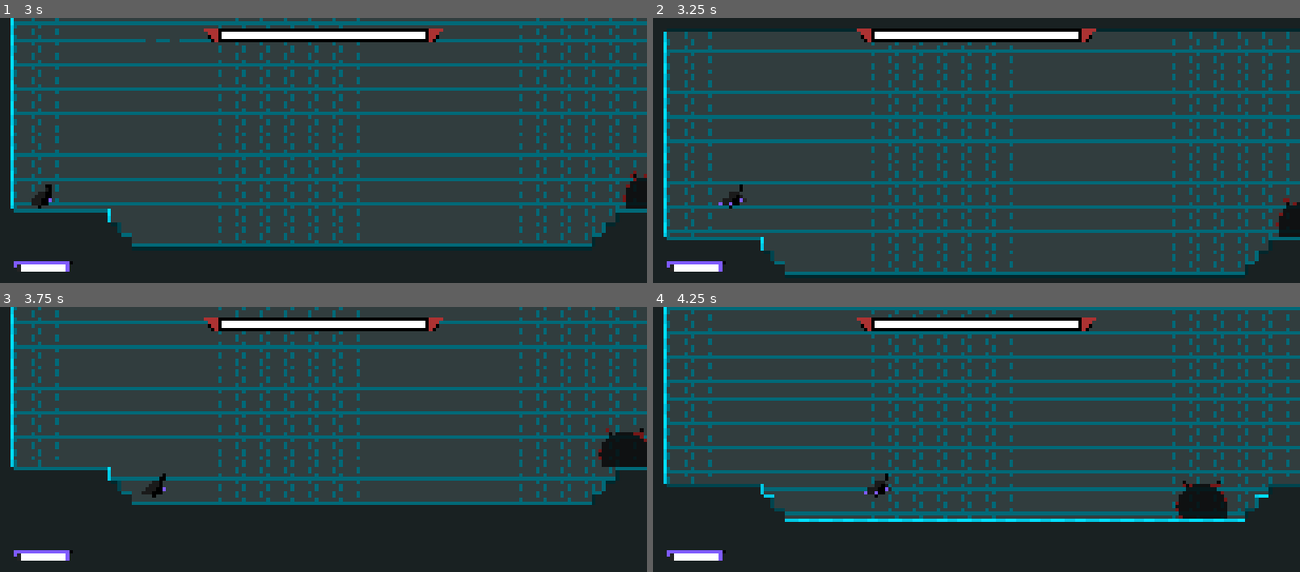
Above: before the commit, frames 1-4 (two rows, left to right).
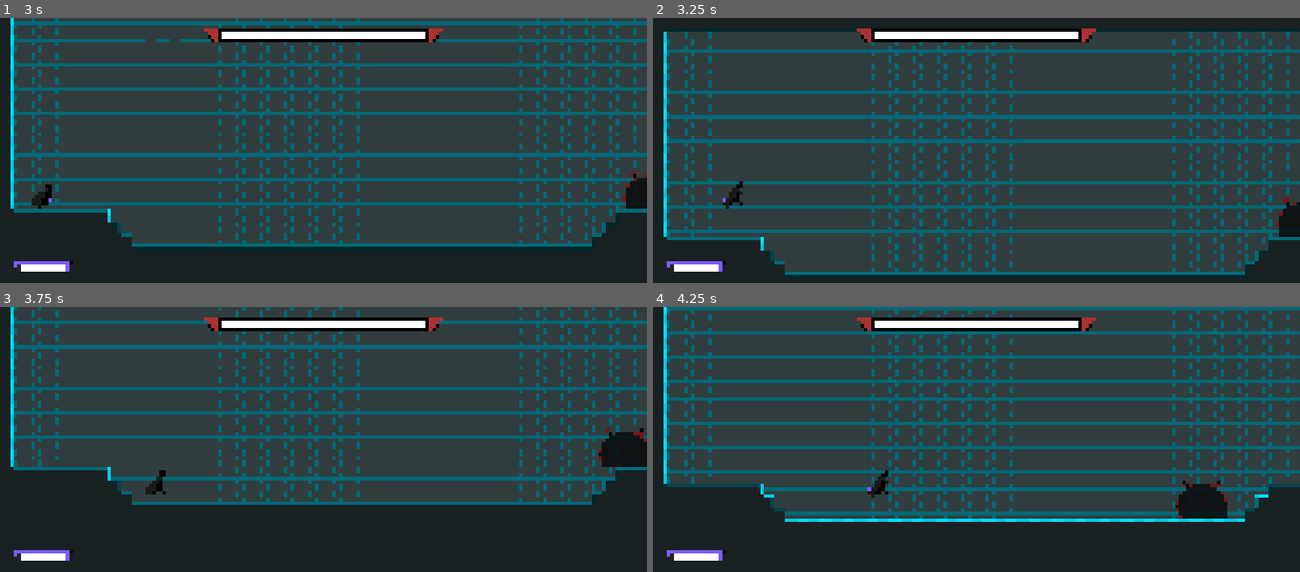
Above: after the commit, the same moments.

Repository: AnejMajnik/soulsvania
Game: Godot game, scene res://scenes/game.tscn
Two runs of this game, one before a commit and one after it. Both use one fixed random seed, a clock stepped at 60 frames per second and the inputs below.
Inputs (mouse positions are in pixels of both pictures, inside the frame that each line leads up to):
- Up to frame 1 (3 s): tap Enter at 0.5 s; move the mouse to (465, 139) at 0.52 s; hold D (move_right) 0.53-2.03 s; click (465, 139) at 0.6 s; tap Space (jump) at 0.77, 1.52, 2.75 s; move the mouse to (194, 166) at 1.27 s; right-click (194, 166) at 1.35 s; move the mouse to (388, 94) at 2.02 s; hold A (move_left) 2.03-2.78 s; tap Shift (dash) at 2.1 s; move the mouse to (291, 206) at 2.77 s; hold D (move_right) from 2.78 s (still down); click (291, 206) at 2.85 s
- Up to frame 2 (3.25 s): keep holding D (move_right); tap Space (jump) at 3.02 s
- Up to frame 3 (3.75 s): keep holding D (move_right); move the mouse to (517, 481) at 3.52 s; right-click (517, 481) at 3.6 s
- Up to frame 4 (4.25 s): keep holding D (move_right); tap Space (jump) at 3.77 s

Frame 1 is identical in both runs. In frame 2, 0.1% of the frame differs, in the area x 10-15%, y 61-72%; in frame 3, less than 0.1%; in frame 4, 0.1%.

Commit message:
Preventing rain slow from working when player is invulnerable. Improved attack animation

Diff:
--- a/scenes/player.tscn
+++ b/scenes/player.tscn
@@ -206,7 +206,15 @@
 
 [sub_resource type="AtlasTexture" id="AtlasTexture_tk41t"]
 atlas = ExtResource("3_f1ej7")
-region = Rect2(256, 1280, 256, 256)
+region = Rect2(0, 1792, 256, 256)
+
+[sub_resource type="AtlasTexture" id="AtlasTexture_8f1cb"]
+atlas = ExtResource("3_f1ej7")
+region = Rect2(256, 1792, 256, 256)
+
+[sub_resource type="AtlasTexture" id="AtlasTexture_vdulj"]
+atlas = ExtResource("3_f1ej7")
+region = Rect2(512, 1792, 256, 256)
 
 [sub_resource type="AtlasTexture" id="AtlasTexture_fuw3a"]
 atlas = ExtResource("3_f1ej7")
@@ -391,10 +399,16 @@
 "frames": [{
 "duration": 1.0,
 "texture": SubResource("AtlasTexture_tk41t")
+}, {
+"duration": 1.0,
+"texture": SubResource("AtlasTexture_8f1cb")
+}, {
+"duration": 1.0,
+"texture": SubResource("AtlasTexture_vdulj")
 }],
-"loop": 1,
+"loop": 0,
 "name": &"jump",
-"speed": 5.0
+"speed": 10.0
 }, {
 "frames": [{
 "duration": 1.0,
@@ -823,8 +837,8 @@
 
 [sub_resource type="Animation" id="Animation_y4r1p"]
 resource_name = "jump"
-length = 0.001
-step = 0.2
+length = 0.3
+step = 0.1
 tracks/0/type = "value"
 tracks/0/imported = false
 tracks/0/enabled = true
@@ -832,10 +846,10 @@
 tracks/0/interp = 1
 tracks/0/loop_wrap = true
 tracks/0/keys = {
-"times": PackedFloat32Array(0),
-"transitions": PackedFloat32Array(1),
-"update": 1,
-"values": [0]
+"times": PackedFloat32Array(0, 0.1, 0.2),
+"transitions": PackedFloat32Array(1, 1, 1),
+"update": 1,
+"values": [0, 1, 2]
 }
 tracks/1/type = "value"
 tracks/1/imported = false
--- a/scripts/slime_boss/slime_rain.gd
+++ b/scripts/slime_boss/slime_rain.gd
@@ -27,8 +27,11 @@
 	elif body.is_in_group("player"):
 		velocity.y = 0
 		gravity_switch = false
-		player.take_damage(DAMAGE)
-		player.slow_down()
+
+		# Invulnerable check already in take damage
+		if player.invulnerable == false:
+			player.take_damage(DAMAGE)
+			player.slow_down()
 		queue_free()
 
 
Binary file changed: assets/spritesheets/purple_spritesheet.png
